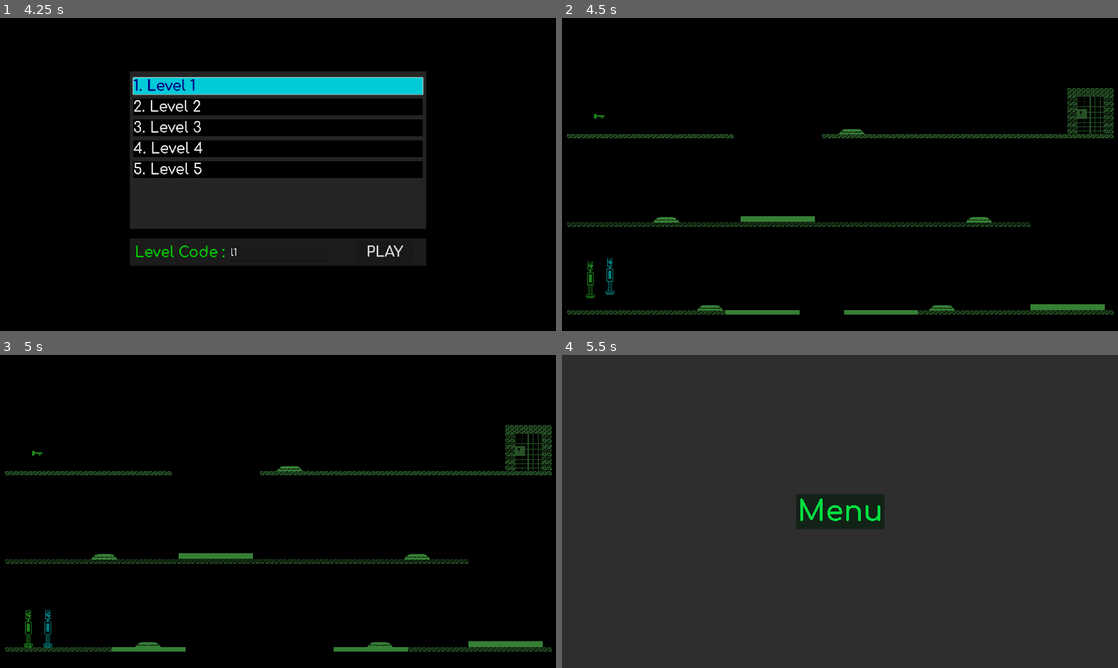
Above: before the commit, frames 1-4 (two rows, left to right).
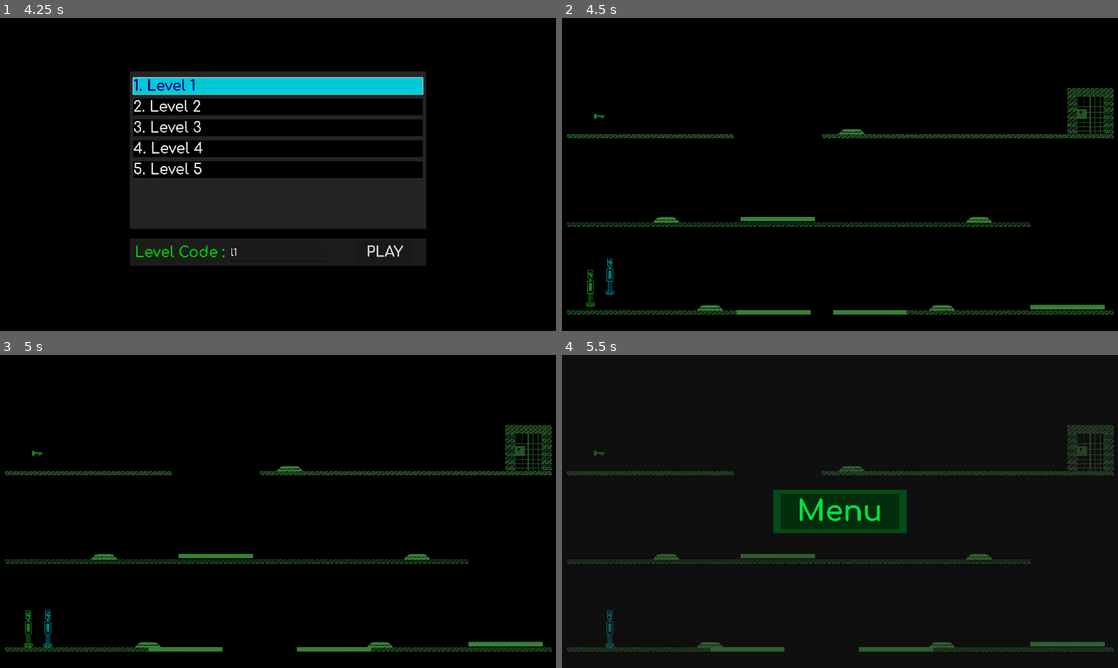
Above: after the commit, the same moments.

Repository: RetroRabiul/Lal_And_Nil
Game: Godot game, scene res://scenes/menu.tscn
Two runs of this game, one before a commit and one after it. Both use one fixed random seed, a clock stepped at 60 frames per second and the inputs below.
Inputs (mouse positions are in pixels of both pictures, inside the frame that each line leads up to):
- Up to frame 1 (4.25 s): click "4. Level 4" at 0.5 s; click (278, 252) at 1.27 s; type "12" at 1.35 s; click "5. Level 5" at 2 s; click "1. Level 1" at 2.75 s; click "1. Level 1" at 3.5 s
- Up to frame 2 (4.5 s): click "PLAY" at 4.25 s
- Up to frame 3 (5 s): no input
- Up to frame 4 (5.5 s): hold D (p1_right) from 5.03 s (still down); tap Tab (show_ui) at 5.1 s; tap Space (p1_jump) at 5.27 s

Frame 1 is identical in both runs. In frame 2, 0.4% of the frame differs, in the area x 4-98%, y 63-95%; in frame 3, 0.5%; in frame 4, 95%, in the area x 0-100%, y 0-100%.

Commit message:
wall states

Diff:
--- a/autoload/global_signal.gd
+++ b/autoload/global_signal.gd
@@ -4,6 +4,8 @@
 
 signal key_owner(owner, follower)
 
-signal level_complete(level)
+#signal level_complete(level)
 
 signal ui_state()
+
+signal key_icon()
--- a/project.godot
+++ b/project.godot
@@ -73,6 +73,7 @@
 2d_physics/layer_3="player2"
 2d_physics/layer_4="trap"
 2d_physics/layer_5="die_area"
+2d_physics/layer_6="wall"
 
 [rendering]
 
--- a/scenes/floating_platform.tscn
+++ b/scenes/floating_platform.tscn
@@ -4,13 +4,12 @@
 [ext_resource type="Texture2D" uid="uid://cwt0nluaxmsn3" path="res://assets/wall.png" id="1_x4jxd"]
 
 [sub_resource type="RectangleShape2D" id="RectangleShape2D_52pu0"]
-size = Vector2(256, 20)
+size = Vector2(256, 16)
 
 [node name="Floating_platform" type="StaticBody2D"]
 script = ExtResource("1_52pu0")
 
 [node name="Wall" type="Sprite2D" parent="."]
-scale = Vector2(2, 2.5)
 texture = ExtResource("1_x4jxd")
 
 [node name="CollisionShape2D" type="CollisionShape2D" parent="."]
--- a/scenes/level_2.tscn
+++ b/scenes/level_2.tscn
@@ -136,6 +136,8 @@
 limit_left = -1
 limit_bottom = 1080
 script = ExtResource("11_172wr")
+player1 = NodePath("../player_1")
+player2 = NodePath("../player_2")
 
 [node name="UI" parent="Camera" instance=ExtResource("11_hey2k")]
 unique_name_in_owner = true
--- a/scenes/level_3.tscn
+++ b/scenes/level_3.tscn
@@ -95,7 +95,7 @@
 
 [node name="Door" parent="." instance=ExtResource("8_wa6ex")]
 position = Vector2(2549, 282)
-next_level = 2
+next_level = 4
 
 [node name="key" parent="." instance=ExtResource("9_sx8yt")]
 position = Vector2(-484, 316)
--- a/scenes/level_5.tscn
+++ b/scenes/level_5.tscn
@@ -13,6 +13,7 @@
 [ext_resource type="PackedScene" uid="uid://b4vbpkgaf2om0" path="res://scenes/player2.tscn" id="11_vorqn"]
 [ext_resource type="Script" uid="uid://d241100qn462m" path="res://scripts/camera.gd" id="12_5kbkd"]
 [ext_resource type="PackedScene" uid="uid://b2k7okcmai5rb" path="res://scenes/ui.tscn" id="13_u1mn7"]
+[ext_resource type="PackedScene" uid="uid://dt5wsr2twr5gc" path="res://scenes/wall.tscn" id="14_68hud"]
 
 [sub_resource type="TileSetAtlasSource" id="TileSetAtlasSource_7gny6"]
 texture = ExtResource("2_68hud")
@@ -55,7 +56,7 @@
 [sub_resource type="RectangleShape2D" id="RectangleShape2D_2y5yt"]
 size = Vector2(2234, 20)
 
-[node name="Level1" type="Node2D"]
+[node name="Level5" type="Node2D"]
 script = ExtResource("1_xxvx7")
 
 [node name="TileMap" type="TileMap" parent="."]
@@ -131,4 +132,8 @@
 [node name="UI" parent="Camera" instance=ExtResource("13_u1mn7")]
 unique_name_in_owner = true
 
+[node name="wall" parent="." instance=ExtResource("14_68hud")]
+position = Vector2(457, 236)
+state = 1
+
 [connection signal="body_entered" from="Death_Area" to="Death_Area" method="_on_body_entered"]
--- a/scenes/menu.tscn
+++ b/scenes/menu.tscn
@@ -205,7 +205,7 @@
 [connection signal="pressed" from="ColorRect/VBoxContainer/Level_1" to="." method="_on_level_1_pressed"]
 [connection signal="pressed" from="ColorRect/VBoxContainer/Level_2" to="." method="_on_level_2_pressed"]
 [connection signal="pressed" from="ColorRect/VBoxContainer/Level_3" to="." method="_on_level_3_pressed"]
-[connection signal="pressed" from="ColorRect/VBoxContainer/Level_4" to="." method="_on_level_3_pressed"]
-[connection signal="pressed" from="ColorRect/VBoxContainer/Level_5" to="." method="_on_level_3_pressed"]
+[connection signal="pressed" from="ColorRect/VBoxContainer/Level_4" to="." method="_on_level_4_pressed"]
+[connection signal="pressed" from="ColorRect/VBoxContainer/Level_5" to="." method="_on_level_5_pressed"]
 [connection signal="text_changed" from="ColorRect/ColorRect/LevelCode" to="." method="_on_level_code_text_changed"]
 [connection signal="pressed" from="ColorRect/ColorRect/PlayButton" to="." method="_on_button_pressed"]
--- a/scenes/trap.tscn
+++ b/scenes/trap.tscn
@@ -93,11 +93,13 @@
 &"close": SubResource("Animation_aucmg")
 }
 
+[sub_resource type="RectangleShape2D" id="RectangleShape2D_aucmg"]
+size = Vector2(256, 16)
+
 [sub_resource type="RectangleShape2D" id="RectangleShape2D_62q8x"]
-size = Vector2(128, 8)
+size = Vector2(256, 16)
 
 [node name="Trap" type="Node2D"]
-scale = Vector2(2, 2)
 script = ExtResource("1_62q8x")
 
 [node name="FloorTrapAnimation" type="AnimationPlayer" parent="."]
@@ -109,16 +111,20 @@
 position = Vector2(-64, 0)
 
 [node name="Wall" type="Sprite2D" parent="left_side"]
+position = Vector2(-64, 0)
 texture = ExtResource("1_npg1n")
 
 [node name="CollisionShape2D" type="CollisionShape2D" parent="left_side"]
-shape = SubResource("RectangleShape2D_62q8x")
+position = Vector2(-64, 0)
+shape = SubResource("RectangleShape2D_aucmg")
 
 [node name="right_side" type="StaticBody2D" parent="."]
 position = Vector2(64, 0)
 
 [node name="Wall" type="Sprite2D" parent="right_side"]
+position = Vector2(64, 0)
 texture = ExtResource("1_npg1n")
 
 [node name="CollisionShape2D" type="CollisionShape2D" parent="right_side"]
+position = Vector2(64, 0)
 shape = SubResource("RectangleShape2D_62q8x")
--- a/scenes/ui.tscn
+++ b/scenes/ui.tscn
@@ -7,9 +7,21 @@
 [node name="UI" type="CanvasLayer"]
 script = ExtResource("1_x4jx1")
 
+[node name="key_collected" type="Control" parent="."]
+layout_mode = 3
+anchors_preset = 15
+anchor_right = 1.0
+anchor_bottom = 1.0
+grow_horizontal = 2
+grow_vertical = 2
+
+[node name="key_icon" type="Sprite2D" parent="key_collected"]
+position = Vector2(1835, 84)
+scale = Vector2(2.5, 2.5)
+texture = ExtResource("3_yev5y")
+
 [node name="menu" type="Control" parent="."]
 unique_name_in_owner = true
-visible = false
 layout_mode = 3
 anchors_preset = 15
 anchor_right = 1.0
@@ -24,7 +36,22 @@
 anchor_bottom = 1.0
 grow_horizontal = 2
 grow_vertical = 2
-color = Color(0.1812, 0.1812, 0.1812, 1)
+color = Color(0.152941, 0.152941, 0.152941, 0.392157)
+
+[node name="ColorRect" type="ColorRect" parent="menu/ColorRect"]
+layout_mode = 1
+anchors_preset = 8
+anchor_left = 0.5
+anchor_top = 0.5
+anchor_right = 0.5
+anchor_bottom = 0.5
+offset_left = -231.0
+offset_top = -75.0
+offset_right = 231.0
+offset_bottom = 75.0
+grow_horizontal = 2
+grow_vertical = 2
+color = Color(0.0199021, 0.298512, 0.0900718, 1)
 
 [node name="Button" type="Button" parent="menu"]
 modulate = Color(0, 1, 0.290196, 1)
@@ -34,27 +61,14 @@
 anchor_top = 0.5
 anchor_right = 0.5
 anchor_bottom = 0.5
-offset_left = -152.5
-offset_top = -60.5
-offset_right = 152.5
-offset_bottom = 60.5
+offset_left = -205.0
+offset_top = -60.0
+offset_right = 205.0
+offset_bottom = 61.0
 grow_horizontal = 2
 grow_vertical = 2
 theme_override_fonts/font = ExtResource("1_nt7q6")
 theme_override_font_sizes/font_size = 100
 text = "Menu"
 
-[node name="key_collected" type="Control" parent="."]
-layout_mode = 3
-anchors_preset = 15
-anchor_right = 1.0
-anchor_bottom = 1.0
-grow_horizontal = 2
-grow_vertical = 2
-
-[node name="key_icon" type="Sprite2D" parent="key_collected"]
-position = Vector2(1835, 84)
-scale = Vector2(2.5, 2.5)
-texture = ExtResource("3_yev5y")
-
 [connection signal="pressed" from="menu/Button" to="." method="_on_button_pressed"]
--- /dev/null
+++ b/scenes/wall.tscn
@@ -0,0 +1,20 @@
+[gd_scene load_steps=4 format=3 uid="uid://dt5wsr2twr5gc"]
+
+[ext_resource type="Script" uid="uid://q75jn5x52dwx" path="res://scripts/wall.gd" id="1_wykyb"]
+
+[sub_resource type="QuadMesh" id="QuadMesh_uvhfp"]
+
+[sub_resource type="RectangleShape2D" id="RectangleShape2D_wykyb"]
+size = Vector2(16, 256)
+
+[node name="wall" type="StaticBody2D"]
+script = ExtResource("1_wykyb")
+
+[node name="wallmesh" type="MeshInstance2D" parent="."]
+unique_name_in_owner = true
+modulate = Color(0.352941, 0.494118, 0.65098, 1)
+scale = Vector2(16, 256)
+mesh = SubResource("QuadMesh_uvhfp")
+
+[node name="CollisionShape2D" type="CollisionShape2D" parent="."]
+shape = SubResource("RectangleShape2D_wykyb")
--- a/scripts/door.gd
+++ b/scripts/door.gd
@@ -36,20 +36,41 @@
 
 func _check_level():
 	if next_level == 2:
+		GlobalVars.level1_completed = true
 		GlobalVars.level2_unlocked = true
-		GlobalVars.level1_completed = true  # Add this
-		GlobalSignal.emit_signal("level_complete", 1)
 		print("Level2 " + str(GlobalVars.level2_unlocked))
 		call_deferred("_change_scene")
+
 	elif next_level == 3:
+		GlobalVars.level2_completed = true
 		GlobalVars.level3_unlocked = true
-		GlobalVars.level2_completed = true  # Add this
-		GlobalSignal.emit_signal("level_complete", 2)
-		print("Level2 " + str(GlobalVars.level2_unlocked))
+		print("Level3 " + str(GlobalVars.level3_unlocked))
 		call_deferred("_change_scene")
+
+	elif next_level == 4:
+		GlobalVars.level3_completed = true
+		GlobalVars.level4_unlocked = true
+		print("Level4 " + str(GlobalVars.level4_unlocked))
+		call_deferred("_change_scene")
+
+	elif next_level == 5:
+		GlobalVars.level4_completed = true
+		GlobalVars.level5_unlocked = true
+		print("Level5 " + str(GlobalVars.level5_unlocked))
+		call_deferred("_change_scene")
+
+
+
 
 func _change_scene():
 	if next_level == 2:
 		get_tree().change_scene_to_file("res://scenes/level_2.tscn")
+
 	elif next_level == 3:
-		get_tree().change_scene_to_file("res://scenes/level_1.tscn")
+		get_tree().change_scene_to_file("res://scenes/level_3.tscn")
+
+	elif next_level == 4:
+		get_tree().change_scene_to_file("res://scenes/level_4.tscn")
+
+	elif next_level == 5:
+		get_tree().change_scene_to_file("res://scenes/level_5.tscn")
--- a/scripts/key.gd
+++ b/scripts/key.gd
@@ -6,10 +6,12 @@
 	if body.is_in_group("player1"):
 		GlobalVars.key = true
 		GlobalSignal.key_owner.emit("player1", "player2")
+		GlobalSignal.key_icon.emit()
 		print("Key",body)
 		queue_free()
 	if body.is_in_group("player2"):
 		GlobalVars.key = true
 		GlobalSignal.key_owner.emit("player2", "player1")
+		GlobalSignal.key_icon.emit()
 		print("Key",body)
 		queue_free()
--- a/scripts/level.gd
+++ b/scripts/level.gd
@@ -2,8 +2,10 @@
 
 
 func _ready() -> void:
-	# Add this line to listen for level completion
 	pass
+	#GlobalSignal.key_icon.emit(false)
+
+
 	#GlobalSignal.connect("level_complete", _level_completed)
 #
 #
--- a/scripts/menu.gd
+++ b/scripts/menu.gd
@@ -9,6 +9,14 @@
 	# Check if level 1 was completed
 	if GlobalVars.level1_completed:
 		%Level_1.modulate = Color(0, 255, 0, 255)
+	if GlobalVars.level2_completed:
+		%Level_2.modulate = Color(0, 255, 0, 255)
+	if GlobalVars.level3_completed:
+		%Level_3.modulate = Color(0, 255, 0, 255)
+	if GlobalVars.level4_completed:
+		%Level_4.modulate = Color(0, 255, 0, 255)
+	if GlobalVars.level5_completed:
+		%Level_5.modulate = Color(0, 255, 0, 255)
 
 # Called every frame. 'delta' is the elapsed time since the previous frame.
 func _process(delta: float) -> void:
@@ -22,6 +30,7 @@
 		#show press play
 		#%PlayButton.disabled = false
 		print(%LevelCode.text)
+
 
 
 func _change_scene():
@@ -40,9 +49,11 @@
 		print("GameOver")
 
 
+
 func _on_level_1_pressed() -> void:
 	input_code.text = GlobalVars.level1_code
 	#%Level_1.modulate = Color(0, 255, 0 ,255)
+
 
 func _on_level_2_pressed() -> void:
 	if GlobalVars.level2_unlocked == true:
@@ -51,9 +62,26 @@
 	else:
 		input_code.text = ""
 
+
 func _on_level_3_pressed() -> void:
 	if GlobalVars.level3_unlocked == true:
 		#%Level_3.modulate = Color(0, 255, 0 ,255)
 		input_code.text = GlobalVars.level3_code
 	else:
 		input_code.text = ""
+
+
+func _on_level_4_pressed() -> void:
+	if GlobalVars.level4_unlocked == true:
+		#%Level_3.modulate = Color(0, 255, 0 ,255)
+		input_code.text = GlobalVars.level4_code
+	else:
+		input_code.text = ""
+
+
+func _on_level_5_pressed() -> void:
+	if GlobalVars.level5_unlocked == true:
+		#%Level_3.modulate = Color(0, 255, 0 ,255)
+		input_code.text = GlobalVars.level5_code
+	else:
+		input_code.text = ""
--- a/scripts/player.gd
+++ b/scripts/player.gd
@@ -8,6 +8,9 @@
 
 var array = []
 var face_in_this_direction
+
+
+@export var player_color: String = "green"  # or "blue"
 
 
 func _physics_process(delta: float) -> void:
@@ -26,8 +29,8 @@
 	# Get the input direction and handle the movement/deceleration.
 	# As good practice, you should replace UI actions with custom gameplay actions.
 
-	if Input.is_action_just_pressed("show_ui"):
-		GlobalSignal.emit_signal("ui_state")
+	#if Input.is_action_just_pressed("show_ui"):
+		#GlobalSignal.emit_signal("ui_state")
 
 
 	if Input.is_action_just_pressed("p1_left"):
@@ -78,6 +81,20 @@
 		"stop":
 			$PlayerAnimation.play("idle")
 
+	var collision = move_and_collide(velocity * delta)
+	if collision and collision.get_collider().has_method("can_player_pass"):
+		var wall = collision.get_collider()
+		if wall.can_player_pass(player_color):
+			# If allowed to pass → use move_and_slide (ignores collision)
+			move_and_slide()
+		else:
+			# Not allowed → do real collide
+			move_and_collide(velocity * delta)
+	else:
+		# No wall or normal object → move freely
+		move_and_slide()
+
+
 
 	#
 	#var direction := Input.get_axis("p1_left", "p1_right")
--- a/scripts/ui.gd
+++ b/scripts/ui.gd
@@ -9,19 +9,43 @@
 func _ready() -> void:
 	key.hide()
 	%menu.hide()
-	GlobalSignal.connect("ui_state", _ui_state)
-	if GlobalVars.key:
-		print("key_icon")
-		key.show()
+	#GlobalSignal.connect("ui_state", _ui_state)
+	GlobalSignal.connect("key_icon", _key_icon)
+	#if GlobalVars.key:
+		#print("key_icon")
+		#key.show()
 
-func _ui_state():
-	if ui_visible == false:
-		%menu.show()
-		ui_visible = true
-		print("UI showed")
-	elif ui_visible == true:
-		%menu.hide()
-		ui_visible = false
+func _input(event):
+	if Input.is_action_just_pressed("show_ui"):
+		if get_tree().paused:
+			resume_game()
+		else:
+			pause_game()
+
+
+func pause_game():
+	%menu.visible = true
+	get_tree().paused = true
+
+func resume_game():
+	%menu.visible = false
+	get_tree().paused = false
+
+
+
+func _key_icon():
+	print("key_icon")
+	key.show()
+
+
+#func _ui_state():
+	#if ui_visible == false:
+		#%menu.show()
+		#ui_visible = true
+		#print("UI showed")
+	#elif ui_visible == true:
+		#%menu.hide()
+		#ui_visible = false
 
 
 func _on_button_pressed() -> void:
--- /dev/null
+++ b/scripts/wall.gd
@@ -0,0 +1,36 @@
+extends StaticBody2D
+
+# Define wall states
+enum WallState { NORMAL, GREEN, BLUE }
+
+# Export state so you can set it in the inspector
+@export var state: WallState = WallState.NORMAL
+
+# Called when the node enters the scene tree for the first time.
+func _ready() -> void:
+	match state:
+		WallState.NORMAL:
+			%wallmesh.modulate = Color(0.353, 0.494, 0.651)
+			print("normal")
+		WallState.GREEN:
+			%wallmesh.modulate = Color(0.11, 0.502, 0.11)
+			print("green")
+		WallState.BLUE:
+			%wallmesh.modulate = Color(0.0, 0.498, 0.498)
+			print("blue")
+
+
+# Called every frame. 'delta' is the elapsed time since the previous frame.
+func _process(delta: float) -> void:
+	pass
+
+
+func can_player_pass(player_color: String) -> bool:
+	match state:
+		WallState.NORMAL:
+			return false  # nobody can pass
+		WallState.GREEN:
+			return player_color == "green"
+		WallState.BLUE:
+			return player_color == "blue"
+	return false
Binary file changed: assets/wall.png
Not shown: 1 places in scenes/level_5.tscn that only renumber resources
Not shown: 1 places in scenes/trap.tscn that only renumber resources
Not shown, added: scripts/wall.gd.uid
